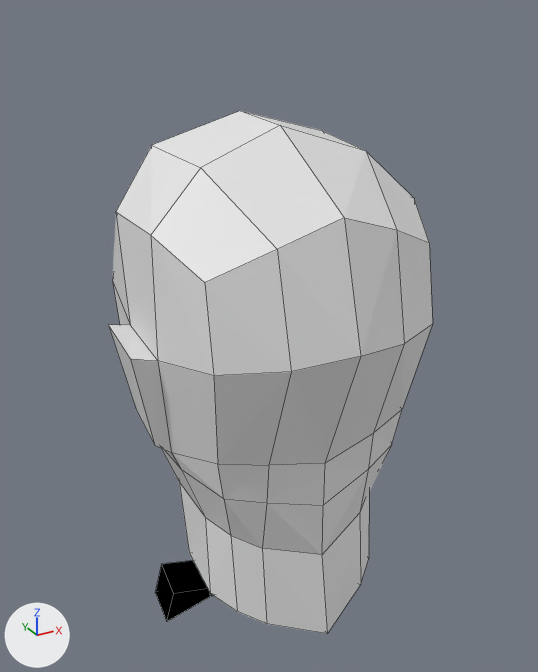
Two versions of the Blender file Entities/Player/Parts/PlayerModel/KennifiedPlayerModel.blend, one commit apart.
Camera for both pictures: a 50 mm lens placed at (-0.14, -0.23, 1.257), pointed at (0.014, 0.049, 1.117). Every picture has the same lights, and +X, +Y and +Z are marked at lower left. The picture after the commit comes second. Mesh edges are drawn as thin lines.

Objects in the first picture: 'BowTie', 'NewHead', 'NewNeck'.
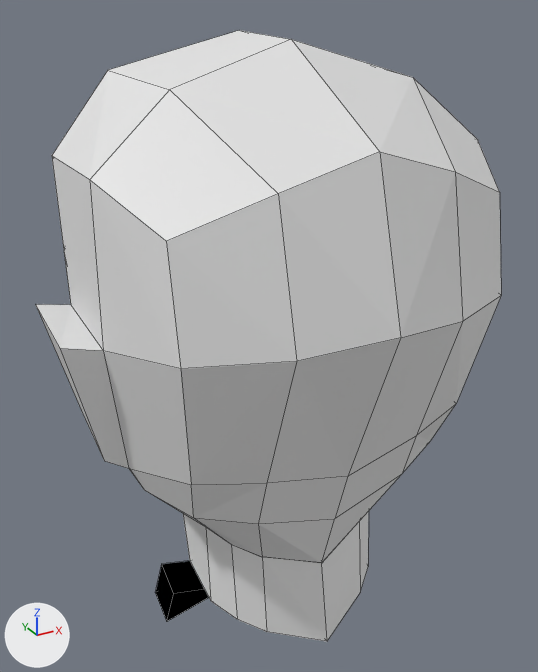
Where the change shows, as pixel boxes (x1, y1, x2, y2) in the pictures (538 x 672 px):
```json
{"object": "NewHead", "change": "reshaped, moved, rescaled", "before": [108, 111, 433, 555], "after": [35, 30, 501, 563], "on screen": "43% wider, 20% taller"}
{"object": "NewNeck", "change": "moved", "before": [179, 482, 369, 634], "after": [183, 512, 368, 641]}
```

Edits to the scene script, one JSON object a line:
```json
{"block": "me_circle", "where": "# used by ob_newhead; location = (0.0, 0.0265, 1.1394); scale = (0.124, 0.124, 0.124)"}
{"op": "remove", "block": "me_circle", "code": "me_circle.from_pydata(...)  # 55 vertices, 48 faces; spans x -0.552..0.0, y -0.546..0.83, z -0.801..0.645"}
{"op": "add", "block": "me_circle", "code": "me_circle.from_pydata(...)  # 55 vertices, 48 faces; spans x -0.552..0.0, y -0.723..0.653, z -1.445..0.0"}
{"block": "me_circle", "change": "me_circle part 1: 55 of 55 vertices moved; they spanned x -0.552..0.0, y -0.546..0.83, z -0.801..0.645 and now span x -0.552..0.0, y -0.723..0.653, z -1.445..0.0; mean shift (0.007, -0.169, -0.645)"}
{"op": "set", "path": "ob_newhead.location", "old": "(0.0, 0.0265, 1.1394)", "new": "(0.0, 0.0484, 1.2493)"}
{"op": "set", "path": "ob_newhead.scale", "old": "(0.124, 0.124, 0.124)", "new": "(0.172, 0.152, 0.15)"}
{"op": "set", "path": "ob_newneck.location", "old": "(0.0, 0.0265, 1.1394)", "new": "(0.0, 0.0265, 1.135)"}
```
